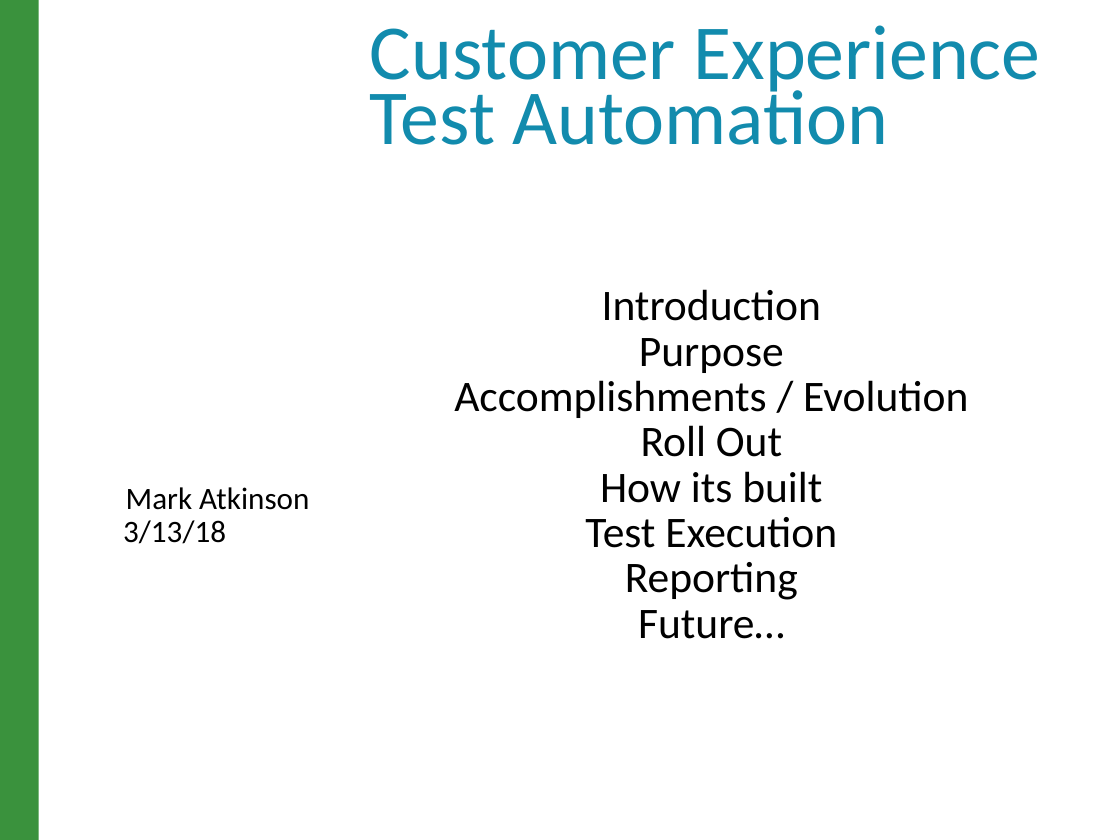
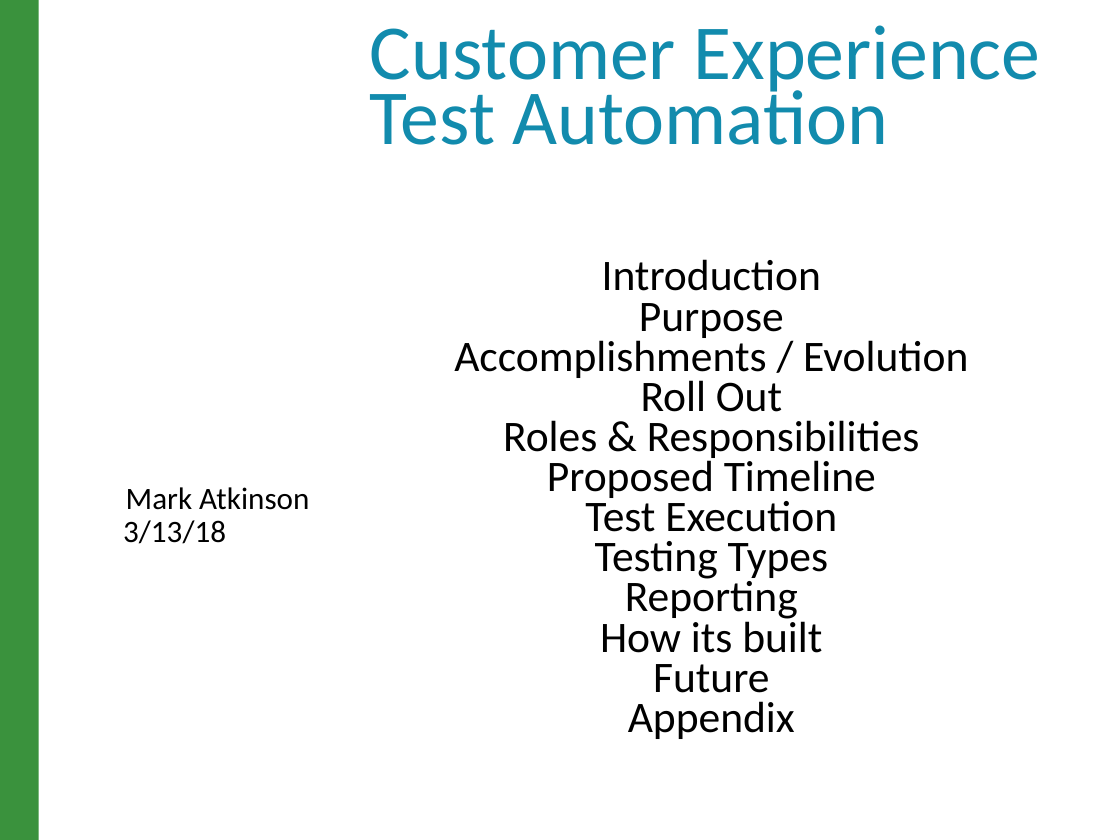
Before and after one commit to raghav9329/mainProf, a slide deck: slide 1 of CurrentWork_Delta/CX_StrategyPowerPoint.pptx. Drawn at 1120x840 pixels with LibreOffice and Linux fonts; fonts in the diff are those of the drawing; background and template pictures are left out. Boxes give left, top, right and bottom in pixels: in the first picture for what was removed or moved away, otherwise in the second. Text is boxed around its words. In the diff, an @@ line names an element or a change of style, - is before the commit and + after.

Commit message:
3/20/18 mods

```diff
--- a/CurrentWork_Delta/CX_StrategyPowerPoint.pptx
+++ b/CurrentWork_Delta/CX_StrategyPowerPoint.pptx
@@ text "Introduction": place and size @@
-text "Introduction" at bbox=[454, 289, 968, 639]
+text "Introduction" at bbox=[454, 259, 968, 739]
@@ text at bbox=[454, 259, 968, 653]: line spacing 0.7 to 0.6 @@
@@ text at bbox=[503, 420, 920, 622]: paragraphs added @@
+Roles & Responsibilities
+Proposed Timeline
+Test Execution
+Testing Types
+Reporting
@@ text at bbox=[628, 664, 795, 739]: text changed @@
-Test Execution
-Reporting
-Future…
+Future
+Appendix
```
